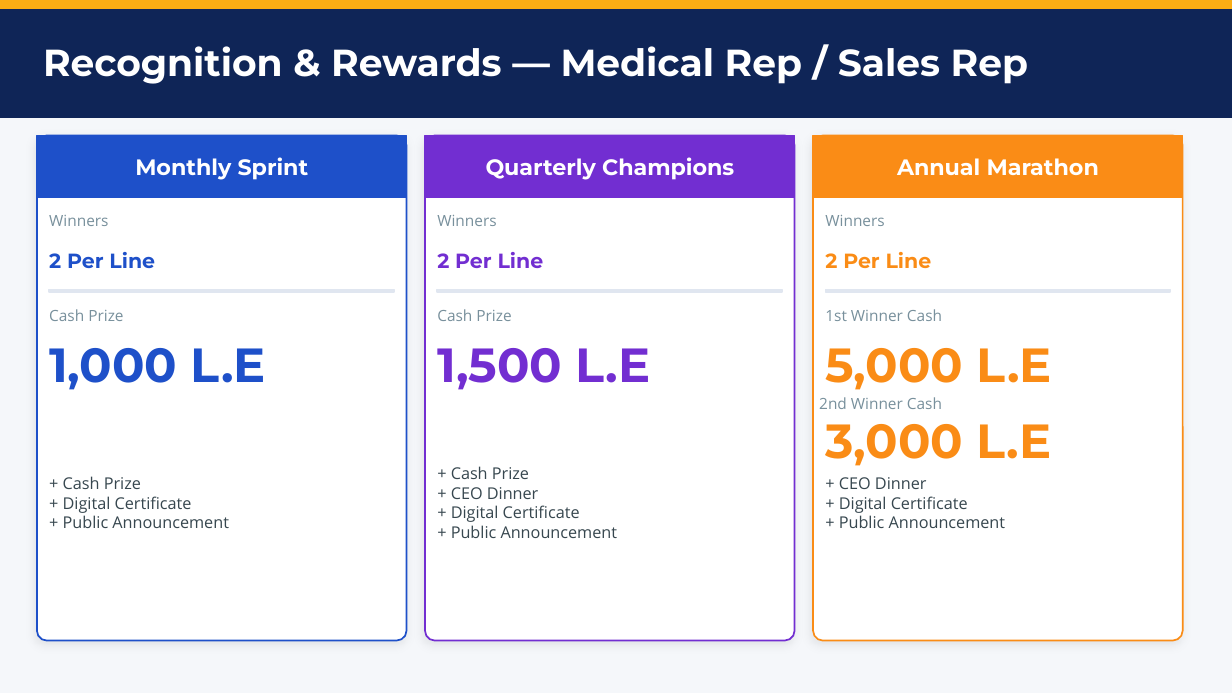
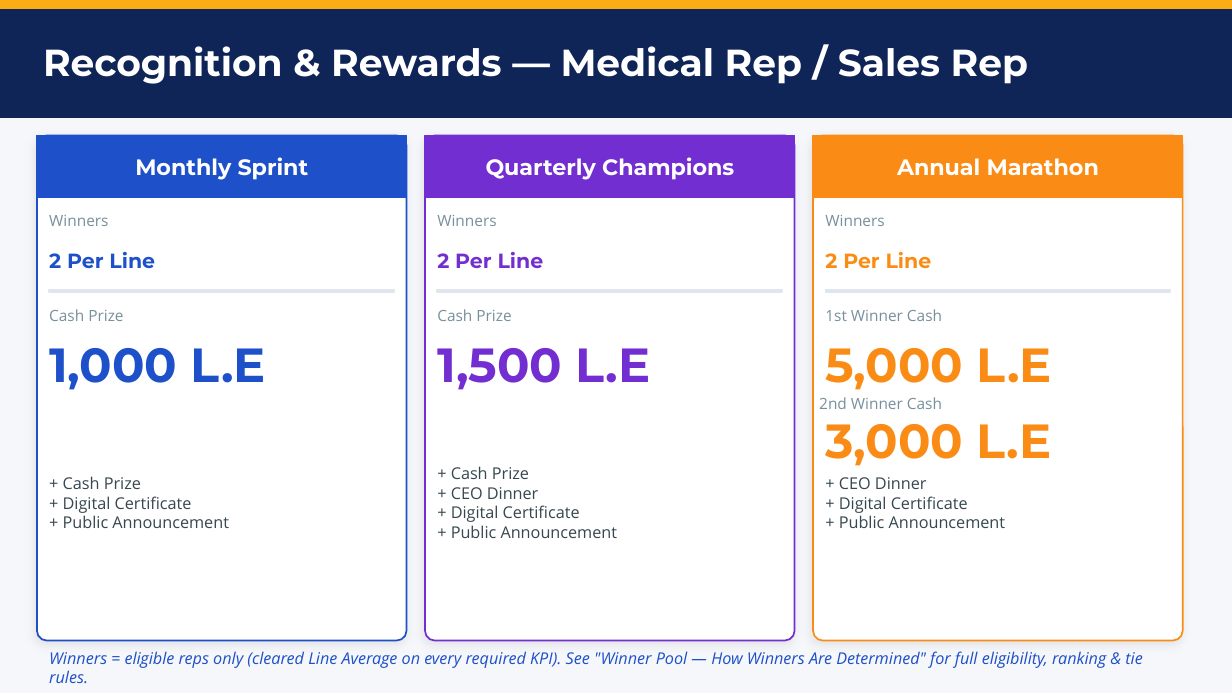
Before and after one commit to ahmedabdallahsfe-ai/zeta-intel-dashboard, a slide deck: slide 12 of zeta sprint/Zeta_Sprint_2026_Complete.pptx (slide 11 before the commit). Drawn at 1232x693 pixels with LibreOffice and Linux fonts; fonts in the diff are those of the drawing. Boxes give left, top, right and bottom in pixels: in the first picture for what was removed or moved away, otherwise in the second. Text is boxed around its words. In the diff, an @@ line names an element or a change of style, - is before the commit and + after.

```diff
--- a/zeta sprint/Zeta_Sprint_2026_Complete.pptx
+++ b/zeta sprint/Zeta_Sprint_2026_Complete.pptx
@@ text added at (49,651,1142,683), 9.5 pt, text #1E50C9, italic @@
+Winners = eligible reps only (cleared Line Average on every required KPI). See "Winner Pool — How Winners Are Determined" for full eligibility, ranking & tie rules.
```
Also in this commit, not shown: 1 slide added, 12 other files.
